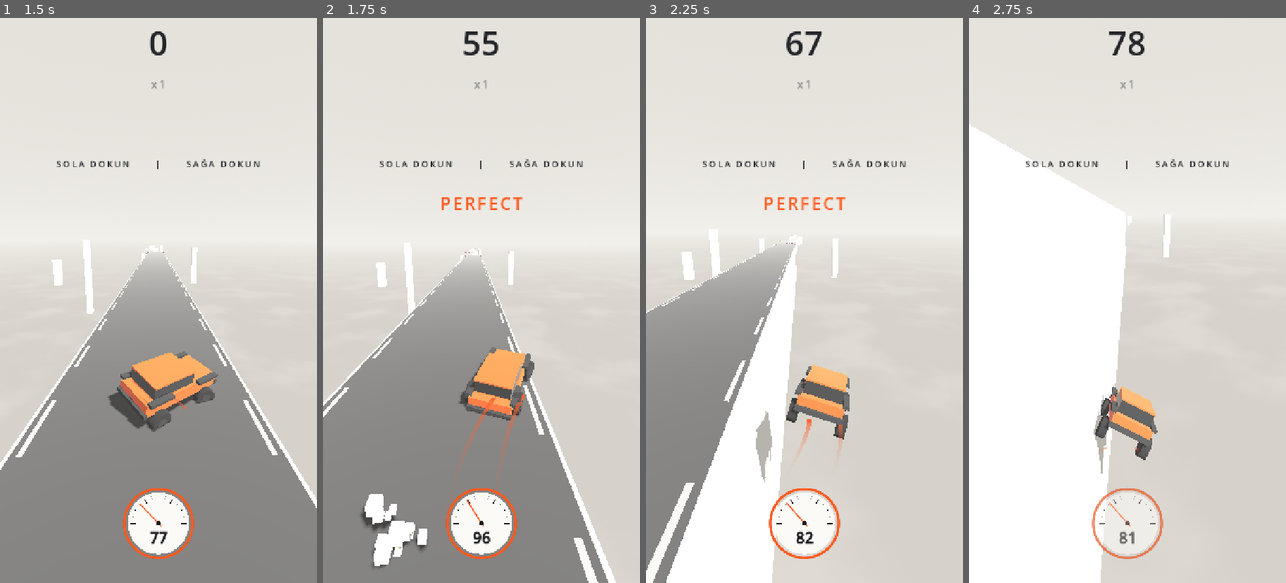
Above: before the commit, frames 1-4 (left to right).
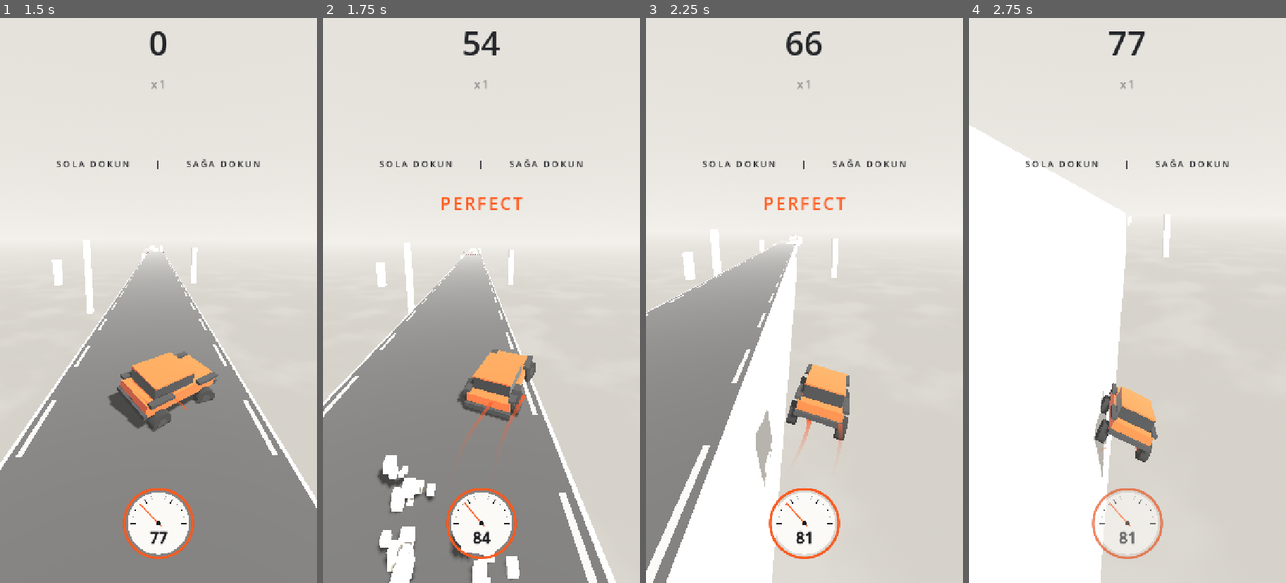
Above: after the commit, the same moments.

Repository: basarbellisan/Runny
Game: Godot game, scene res://scenes/menu.tscn
Two runs of this game, one before a commit and one after it. Both use one fixed random seed, a clock stepped at 60 frames per second and the inputs below.
Inputs (mouse positions are in pixels of both pictures, inside the frame that each line leads up to):
- Up to frame 1 (1.5 s): click "BAŞLA" at 0.5 s; tap Enter at 1.25, 1.35 s; move the mouse to (228, 272) at 1.27 s; hold D from 1.28 s (still down); click (228, 272) at 1.42 s
- Up to frame 2 (1.75 s): keep holding D; tap Space at 1.52 s
- Up to frame 3 (2.25 s): release D at 2 s; drag from (741, 328) to (788, 413) at 2.02 s
- Up to frame 4 (2.75 s): no input

Frame 1 is identical in both runs. In frame 2, 4.3% of the frame differs, in the area x 0-92%, y 2-100%; in frame 3, 1.4%; in frame 4, 1.0%.

Commit message:
Softer rocket onset: eases in over ~0.2 s
The boost now ramps in over 0.22 s along an S-curve instead of a
straight 0.15 s jump, the nose kick and body squat are about half as
strong, the camera FOV opens over ~0.2 s instead of jumping, and the
ignition shake is lighter. Top speed and fuel are unchanged.

Co-Authored-By: Claude Opus 5.5 <noreply@anthropic.com>
Claude-Session: https://claude.ai/code/session_016S88RPn945sNcGg6oLe6PH

Diff:
--- a/scripts/car.gd
+++ b/scripts/car.gd
@@ -55,7 +55,7 @@
 @export var nose_drop_accel := 5.0
 ## Roket ateşlenince burun kalkar (G kuvveti): yanarken burun açısı (°) ve ilk vuruş
 @export var boost_squat_deg := 12.0
-@export var boost_kick := 3.0
+@export var boost_kick := 1.4
 
 @export_group("Havada")
 ## Havada direksiyon arabayı o yana yatırır (en fazla bu kadar derece)
@@ -79,7 +79,7 @@
 ## Gazın ekleyebileceği en fazla hız (m/s)
 @export var boost_max_extra := 45.0
 ## Gazın tam güce çıkma ve sönme süreleri (sn)
-@export var boost_rise_time := 0.15
+@export var boost_rise_time := 0.22
 @export var boost_fall_time := 0.35
 ## Dolu yakıtla gaz bu kadar saniye yanar; erken basan yolun sonuna yakıtsız varır
 @export var boost_burn_time := 1.35
@@ -280,7 +280,9 @@
 
 ## Gaz tam güçteyken eklenen hız (level verilirse o güçteki)
 func boost_extra(level := boost_level) -> float:
-	return minf(speed * boost_bonus, boost_max_extra) * level
+	# Yumuşak giriş: hız birden atmaz, ~0.2 sn'de ivmelenerek tam güce çıkar
+	var eased := level * level * (3.0 - 2.0 * level)
+	return minf(speed * boost_bonus, boost_max_extra) * eased
 
 
 ## Çarpıp patla: araba parçalara ayrılır, oyun biter
@@ -534,7 +536,7 @@
 	if burning and not was_burning:
 		# Vum: arka çöker, burun havaya kalkar
 		pitch_rate += boost_kick
-		_bounce_v -= 1.2
+		_bounce_v -= 0.6
 		boosted.emit()
 	if burning:
 		boost_level = minf(boost_level + delta / boost_rise_time, 1.0)
--- a/scripts/follow_camera.gd
+++ b/scripts/follow_camera.gd
@@ -17,6 +17,8 @@
 var _trauma := 0.0
 ## Roket ateşlenince görüş açısı bir anda açılır, yavaşça geri gelir
 var _fov_kick := 0.0
+## Vuruş hedefi: açı buna doğru ~0.2 sn'de açılır (birden sıçramaz), sonra söner
+var _fov_kick_target := 0.0
 var _roll := 0.0
 var _fov_kick_shown := 0.0
 
@@ -39,7 +41,8 @@
 		p.y = lerpf(p.y, t.y + offset.y, 1.0 - exp(-k * delta))
 		global_position = p
 		var want_fov := base_fov + (_target.forward_speed - _target.start_speed) * fov_per_speed
-		_fov_kick = lerpf(_fov_kick, 0.0, 1.0 - exp(-2.5 * delta))
+		_fov_kick_target = lerpf(_fov_kick_target, 0.0, 1.0 - exp(-2.5 * delta))
+		_fov_kick = lerpf(_fov_kick, _fov_kick_target, 1.0 - exp(-12.0 * delta))
 		fov = lerpf(fov, want_fov, 1.0 - exp(-2.0 * delta)) + (_fov_kick - _fov_kick_shown)
 		_fov_kick_shown = _fov_kick
 		look_at(Vector3(lerpf(p.x, t.x, 0.6), t.y - 1.0, t.z - look_ahead))
@@ -55,7 +58,7 @@
 
 
 func fov_kick(degrees: float) -> void:
-	_fov_kick += degrees
+	_fov_kick_target += degrees
 
 
 func shake(amount: float) -> void:
--- a/scripts/game.gd
+++ b/scripts/game.gd
@@ -264,8 +264,8 @@
 ## Roket ateşlendi: kükreme ve kısa sarsıntı
 func _on_boosted() -> void:
 	Audio.play("boost", -2.0, randf_range(0.97, 1.03))
-	$Camera.shake(0.3)
-	$Camera.fov_kick(9.0)
+	$Camera.shake(0.12)
+	$Camera.fov_kick(7.0)
 
 
 func _on_exploded() -> void:
